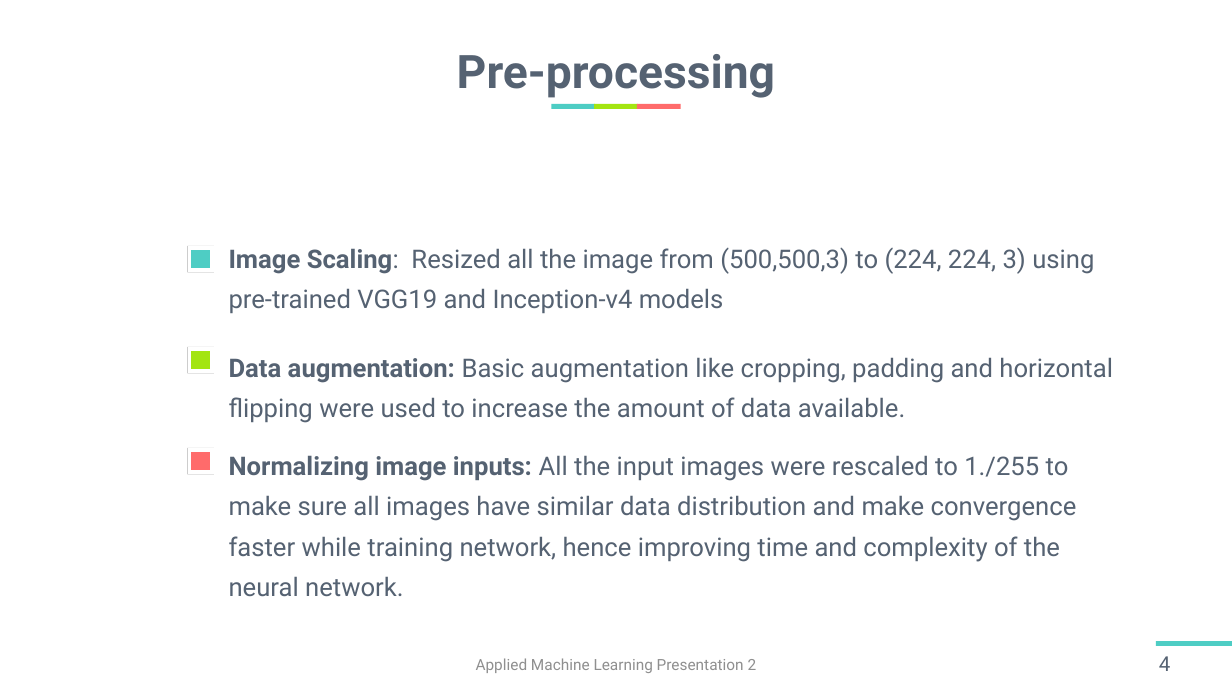
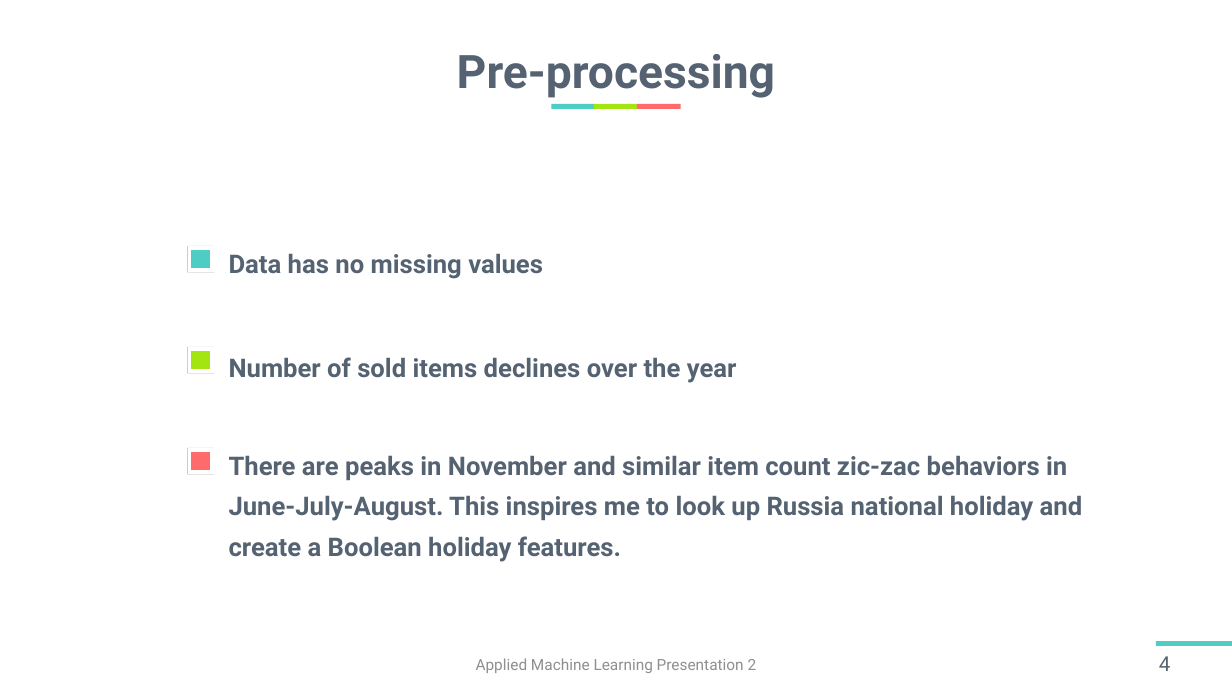
Before and after one commit to harshitsinghai77/garden-nerd-flower-recognition-data-science-competition, a slide deck: slide 4 of Team02_HarshitSinghai_147_0910_B2B5.pptx. Drawn at 1232x693 pixels with LibreOffice and Linux fonts; fonts in the diff are those of the drawing. Boxes give left, top, right and bottom in pixels: in the first picture for what was removed or moved away, otherwise in the second. Text is boxed around its words. In the diff, an @@ line names an element or a change of style, - is before the commit and + after.

```diff
--- a/Team02_HarshitSinghai_147_0910_B2B5.pptx
+++ b/Team02_HarshitSinghai_147_0910_B2B5.pptx
@@ text at bbox=[229, 253, 543, 279]: text changed; bold on @@
-Image Scaling: Resized all the image from (500,500,3) to (224, 224, 3) using pre-trained VGG19 and Inception-v4 models
+Data has no missing values
@@ text at bbox=[229, 357, 737, 383]: text changed; bold on @@
-Data augmentation: Basic augmentation like cropping, padding and horizontal flipping were used to increase the amount of data available.
+Number of sold items declines over the year
@@ text at bbox=[229, 455, 1083, 562]: text changed; bold on @@
-Normalizing image inputs: All the input images were rescaled to 1./255 to make sure all images have similar data distribution and make convergence faster while training network, hence improving time and complexity of the neural network.
+There are peaks in November and similar item count zic-zac behaviors in June-July-August. This inspires me to look up Russia national holiday and create a Boolean holiday features.
```
Also in this commit, not shown: 7 other slides changed, 3 slides added, 10 slides removed.
